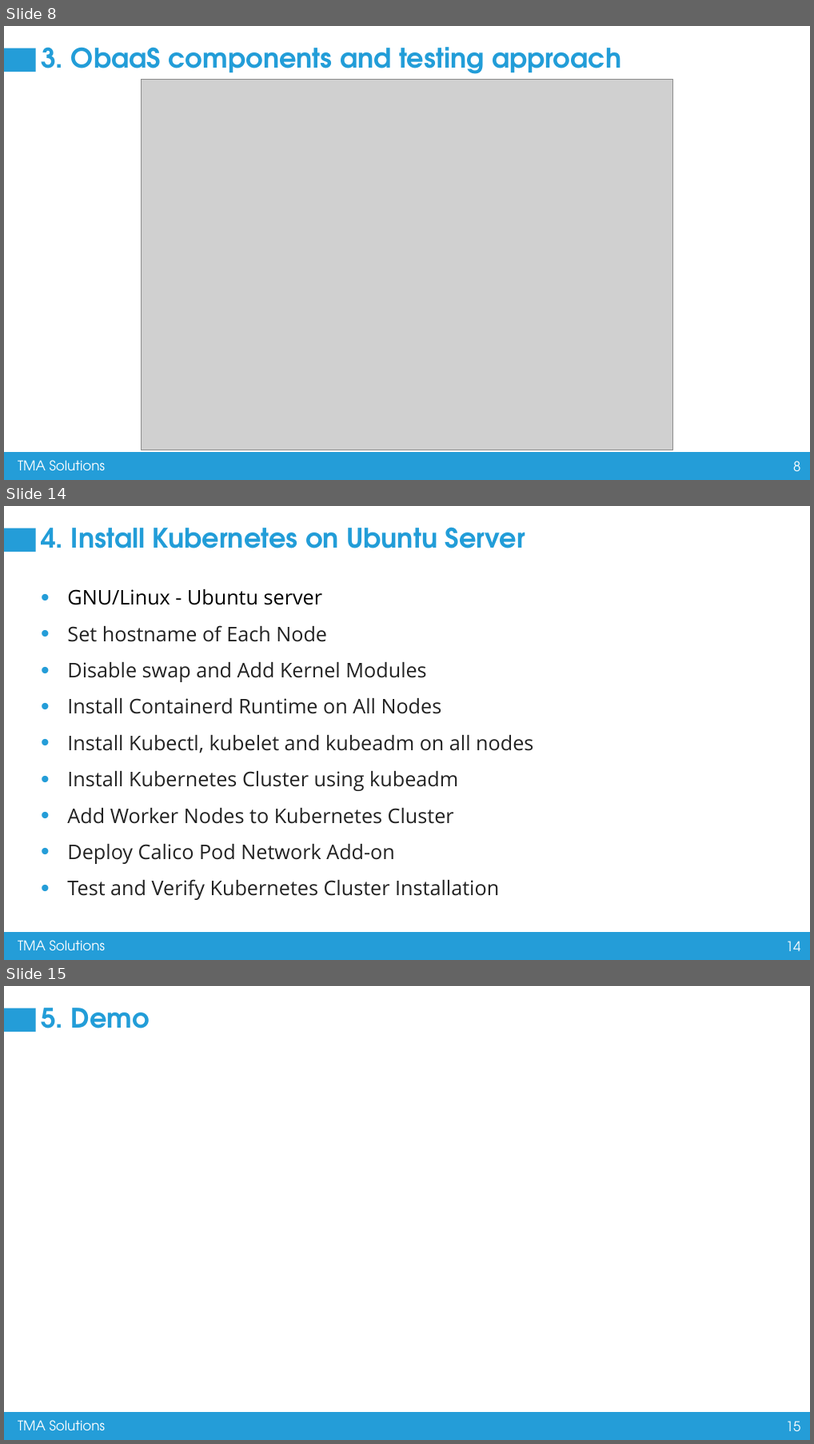
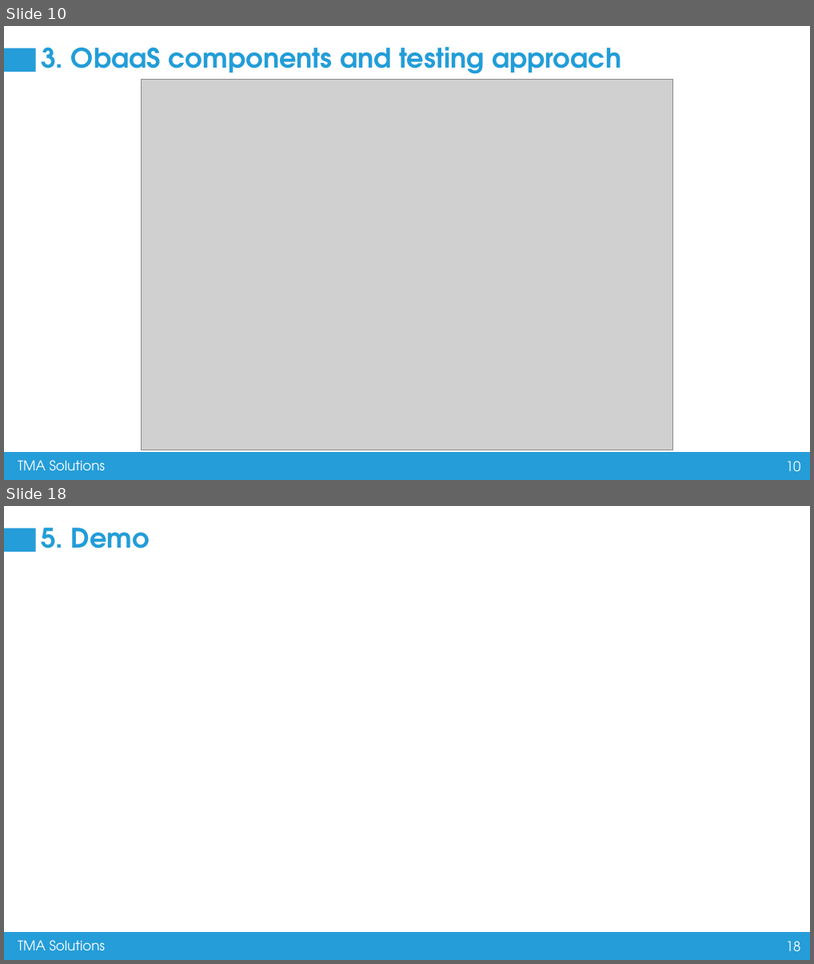
Before and after one commit to nguyenvanhuy0612/flutter_training, a slide deck: Containerization and Microservices Testing.pptx. Shown one above the other, each under a label of ours: slides 8, 14 and 15 before the commit, slides 10 and 18 after it; the slides between them are not shown. The pictures are 814x1444 and 814x964 pixels, drawn with LibreOffice and Linux fonts; fonts in the diff are those of the drawing; grey boxes stand for pictures. Boxes give left, top, right and bottom in pixels: in the first picture for what was removed or moved away, otherwise in the second. Text is boxed around its words. In the diff, an @@ line names an element or a change of style, - is before the commit and + after.

```diff
--- a/Containerization and Microservices Testing.pptx
+++ b/Containerization and Microservices Testing.pptx
@@ slide 14 removed at bbox=[4, 506, 810, 960], background #FFFFFF; not listed: 4 template elements that a slide beside it also shows @@
@@ title removed at bbox=[41, 527, 526, 548] @@
-4. Install Kubernetes on Ubuntu Server
@@ text removed at bbox=[67, 589, 534, 900] @@
-• GNU/Linux - Ubuntu server
-• Set hostname of Each Node
-• Disable swap and Add Kernel Modules
-• Install Containerd Runtime on All Nodes
-• Install Kubectl, kubelet and kubeadm on all nodes
-• Install Kubernetes Cluster using kubeadm
-• Add Worker Nodes to Kubernetes Cluster
-• Deploy Calico Pod Network Add-on
-• Test and Verify Kubernetes Cluster Installation
@@ what was slide 8 is now slide 10 @@
@@ page number at bbox=[786, 460, 802, 471]: text changed @@
-8
+10
@@ what was slide 15 is now slide 18 @@
@@ page number at bbox=[786, 940, 802, 951]: text changed @@
-15
+18
```
Also in this commit, not shown: 5 slides changed, 9 slides added, 12 other slides removed.
